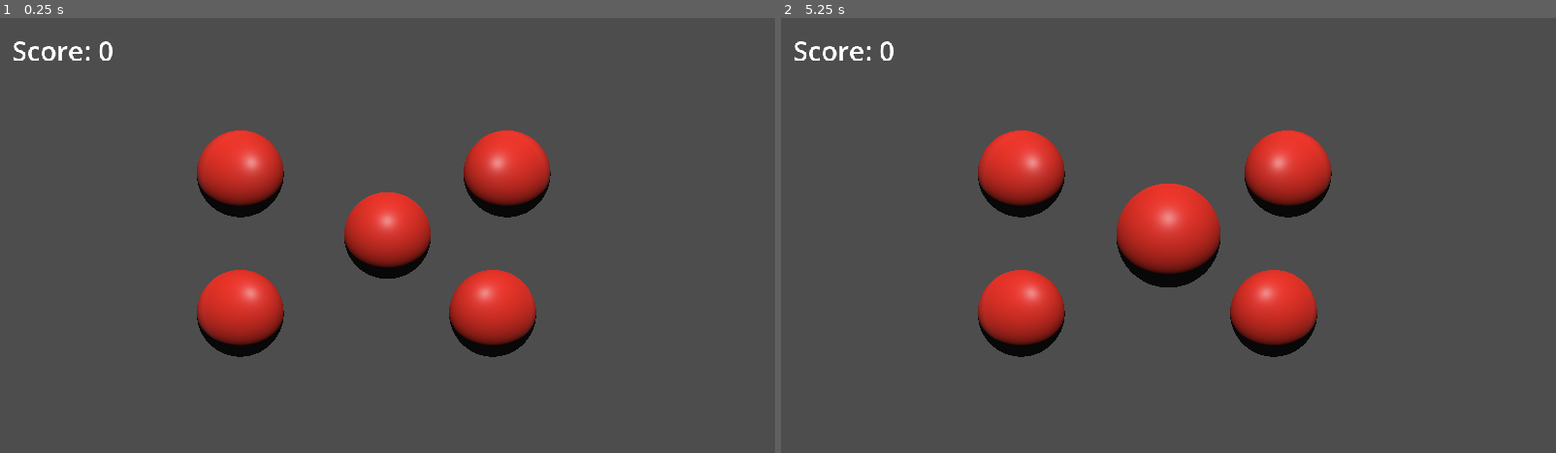
Above: before the commit, frames 1-2 (left to right).
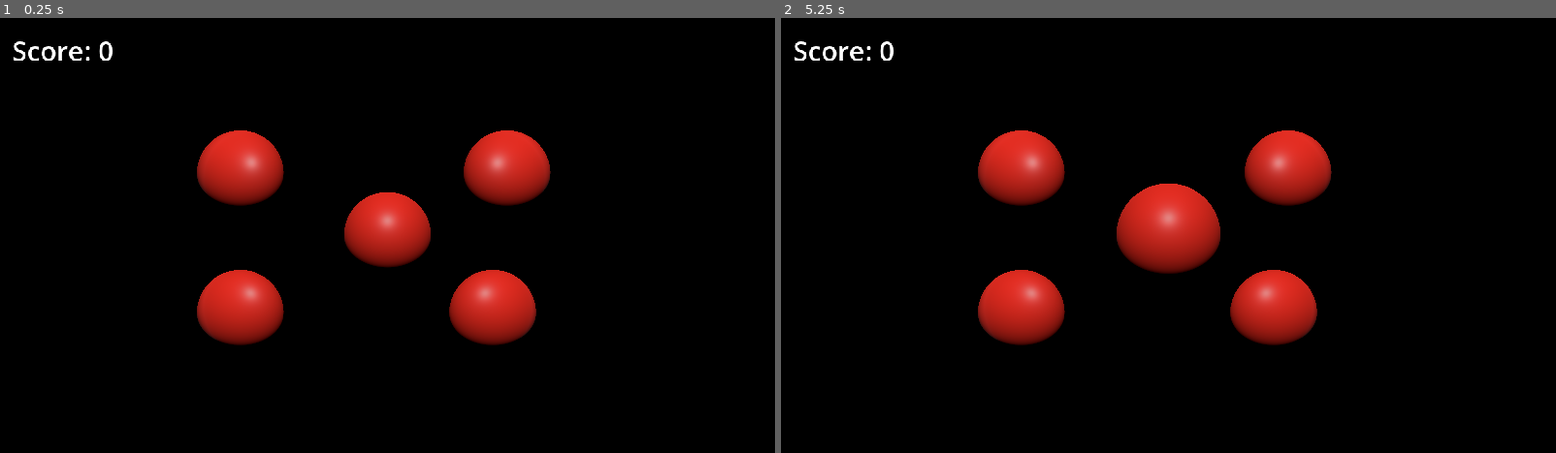
Above: after the commit, the same moments.

Repository: JMeyers215/Mini-Games
Game: Godot game, scene res://Balloon Popper/Scenes/balloonpopper.tscn
Same seed, same stepped clock (60 frames per second), same inputs: the game is played once before the commit and once after it.
Inputs (mouse positions are in pixels of both pictures, inside the frame that each line leads up to):
- Up to frame 1 (0.25 s): no input
- Up to frame 2 (5.25 s): tap Enter at 0.5, 2, 3.5 s; move the mouse to (1339, 213) at 0.52 s; click (1339, 213) at 0.67 s; tap Space at 1.25, 2.75, 4.25 s; move the mouse to (1013, 257) at 1.27 s; click (1013, 257) at 1.42 s; move the mouse to (1246, 139) at 2.02 s; click (1246, 139) at 2.17 s; move the mouse to (1129, 322) at 2.77 s; click (1129, 322) at 2.92 s; move the mouse to (1401, 300) at 3.52 s; click (1401, 300) at 3.67 s; move the mouse to (936, 170) at 4.27 s; click (936, 170) at 4.42 s; move the mouse to (1207, 235) at 5.02 s; click (1207, 235) at 5.17 s

The runs differ from the first frame. In frame 1, 91% of the frame differs, in the area x 0-100%, y 0-100%; in frame 2, 90%.

Commit message:
Loops Game
Displays a bunch of pixelated stars in a black window

Diff:
--- /dev/null
+++ b/Loops Game/Scenes/Loops.tscn
@@ -0,0 +1,9 @@
+[gd_scene load_steps=2 format=3 uid="uid://dwe2ghjpne5tv"]
+
+[ext_resource type="Script" path="res://Loops Game/Scripts/Loops.gd" id="1_360ns"]
+
+[node name="Main" type="Node2D"]
+script = ExtResource("1_360ns")
+
+[node name="Camera2D" type="Camera2D" parent="."]
+zoom = Vector2(2, 2)
--- /dev/null
+++ b/Loops Game/Scenes/star.tscn
@@ -0,0 +1,6 @@
+[gd_scene load_steps=2 format=3 uid="uid://ddhigyrjy1xfu"]
+
+[ext_resource type="Texture2D" uid="uid://b11slqox2d6kk" path="res://Loops Game/Sprites/Star.png" id="1_ay00o"]
+
+[node name="Star" type="Sprite2D"]
+texture = ExtResource("1_ay00o")
--- /dev/null
+++ b/Loops Game/Scripts/Loops.gd
@@ -0,0 +1,15 @@
+extends Node2D
+
+@export var spawn_count : int = 200
+var star_scene = preload("res://Loops Game/Scenes/star.tscn")
+# Called when the node enters the scene tree for the first time.
+func _ready():
+	for i in spawn_count:
+		var star = star_scene.instantiate()
+		add_child(star)
+
+		var star_size = randf_range(0.5,1)
+		star.scale.x = star_size
+		star.scale.y = star_size
+		star.position.x = randi_range(-280, 280)
+		star.position.y = randi_range(-150, 150)
--- a/project.godot
+++ b/project.godot
@@ -18,3 +18,4 @@
 [rendering]
 
 textures/canvas_textures/default_texture_filter=0
+environment/defaults/default_clear_color=Color(0, 0, 0, 1)
Binary file added: Loops Game/Sprites/Star.png
Not shown, added: Loops Game/Sprites/Star.png.import
